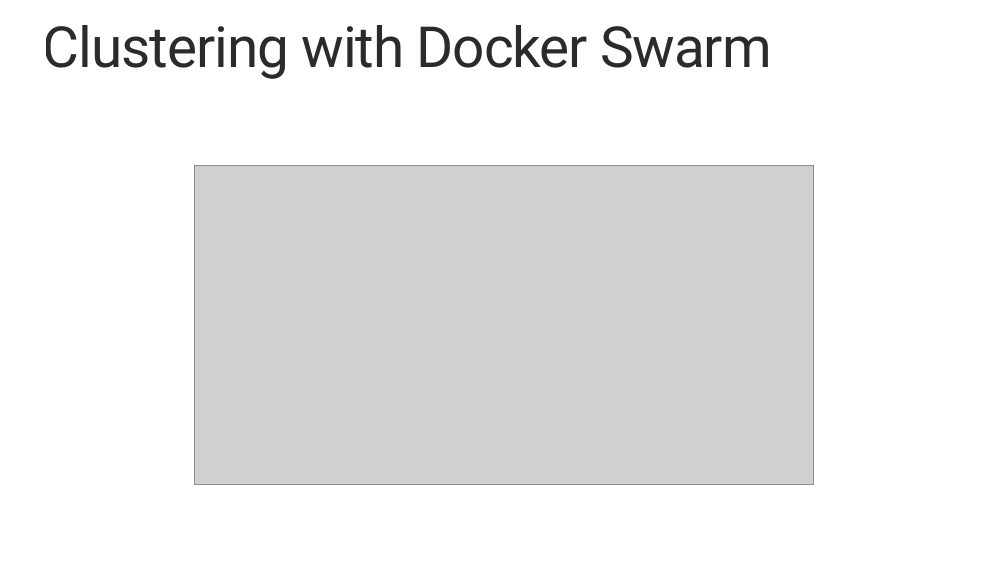
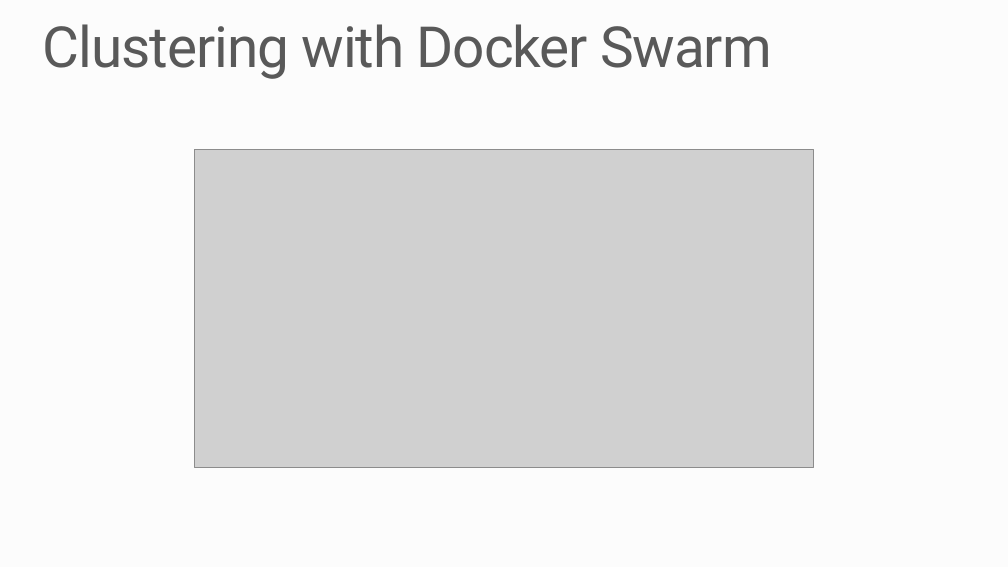
Before and after one commit to MSRConnections/Azure-training-course, a slide deck: slide 9 of Content/Container Service/Azure Container Service.pptx. Drawn at 1008x567 pixels with LibreOffice and Linux fonts; fonts in the diff are those of the drawing; grey boxes stand for pictures; background and template pictures are left out. Boxes give left, top, right and bottom in pixels: in the first picture for what was removed or moved away, otherwise in the second. Text is boxed around its words. In the diff, an @@ line names an element or a change of style, - is before the commit and + after.

```diff
--- a/Content/Container Service/Azure Container Service.pptx
+++ b/Content/Container Service/Azure Container Service.pptx
@@ background #FFFFFF to #FCFCFC @@
@@ title "Clustering with Docker Swarm" at [43,24,772,79]: text colour #292929 to #595959 @@
@@ picture: place and size @@
-picture at [194,166,814,484]
+picture at [194,149,814,467]
```
Also in this commit, not shown: 8 other slides changed.
